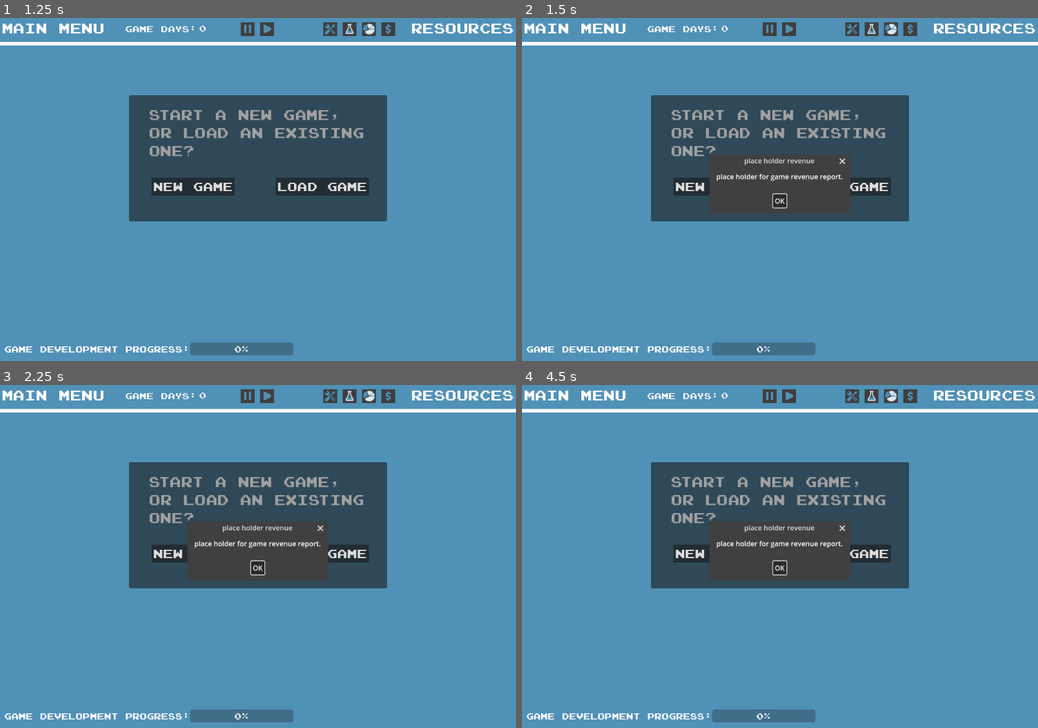
Above: before the commit, frames 1-4 (two rows, left to right).
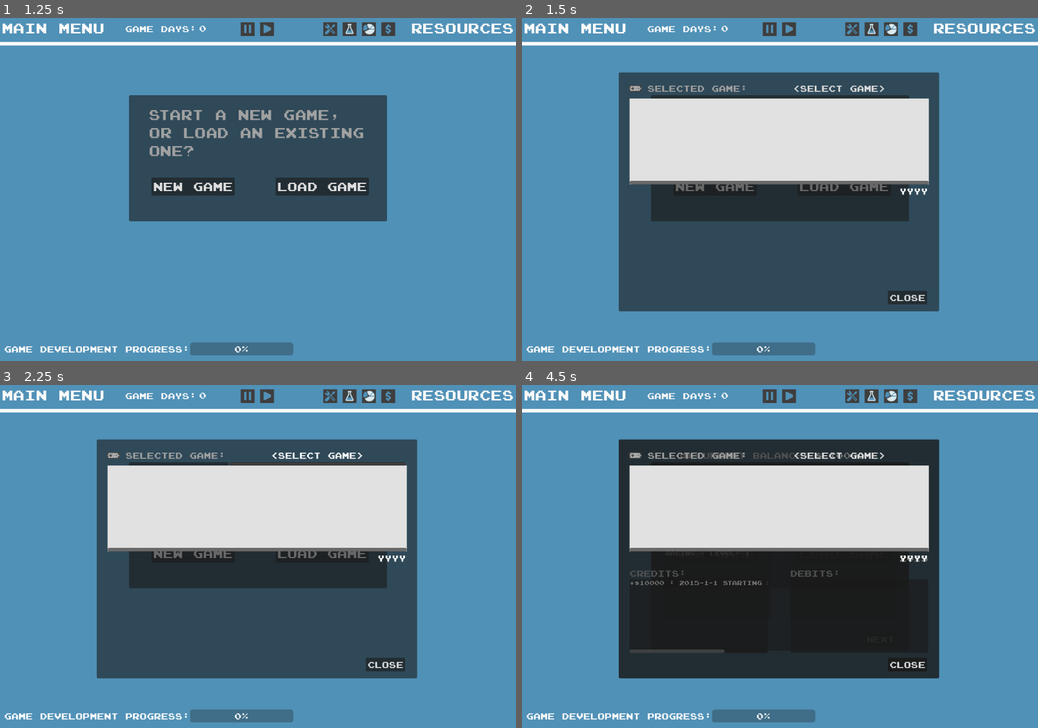
Above: after the commit, the same moments.

Repository: DarthData410/Indie
Game: Godot game, scene res://scenes/main_menu_control.tscn
Same seed, same stepped clock (60 frames per second), same inputs: the game is played once before the commit and once after it.
Inputs (mouse positions are in pixels of both pictures, inside the frame that each line leads up to):
- Up to frame 1 (1.25 s): click "Play" at 0.5 s
- Up to frame 2 (1.5 s): click (893, 28) at 1.25 s
- Up to frame 3 (2.25 s): click (319, 453) at 2 s, where only the run after the commit has a clickable "<Select Game>"
- Up to frame 4 (4.5 s): click (635, 457) at 2.77 s; click (909, 395) at 3.5 s; click (852, 395) at 4.25 s

Frame 1 is identical in both runs. In frame 2, 43% of the frame differs, in the area x 18-81%, y 15-86%; in frame 3, 43%; in frame 4, 43%.

Commit message:
05.22.23_0001 - updates

Diff:
--- a/scenes/maingame.tscn
+++ b/scenes/maingame.tscn
@@ -18,6 +18,7 @@
 [ext_resource type="Texture2D" uid="uid://bru5fo6tvyng5" path="res://assets/images/Play_Arrow.png" id="12_u4com"]
 [ext_resource type="Texture2D" uid="uid://cvqn3itw8rtah" path="res://assets/images/Revenue_Report_Button.png" id="13_7y6m6"]
 [ext_resource type="Texture2D" uid="uid://btsk7drpbt3gj" path="res://assets/images/Bank_Button.png" id="14_83nss"]
+[ext_resource type="Texture2D" uid="uid://dmvs8qdldkn2y" path="res://assets/images/graphPoint.png" id="14_cht7f"]
 [ext_resource type="Texture2D" uid="uid://qiwvgk210mk4" path="res://assets/images/Create_Game_Button.png" id="15_o28ue"]
 [ext_resource type="Texture2D" uid="uid://0bhf4ojj43w0" path="res://assets/images/Research_Button.png" id="16_oksy7"]
 
@@ -50,6 +51,13 @@
 
 [sub_resource type="StyleBoxFlat" id="StyleBoxFlat_fgqp4"]
 bg_color = Color(0.882353, 0.882353, 0.882353, 1)
+
+[sub_resource type="StyleBoxFlat" id="StyleBoxFlat_i1wys"]
+bg_color = Color(0.184314, 0.286275, 0.345098, 1)
+border_width_left = 2
+border_width_top = 2
+border_width_right = 2
+border_width_bottom = 2
 
 [node name="MainGame" type="Node2D"]
 script = ExtResource("1_uv0v1")
@@ -1691,6 +1699,7 @@
 anchors_preset = 15
 anchor_right = 1.0
 anchor_bottom = 1.0
+offset_bottom = 29.0
 grow_horizontal = 2
 grow_vertical = 2
 
@@ -1724,10 +1733,11 @@
 stretch_mode = 0
 
 [node name="CurrYear" type="Label" parent="GameLayer/Bank/BankInfo"]
+layout_mode = 0
 offset_left = 615.0
-offset_top = 32.0
+offset_top = 265.0
 offset_right = 720.0
-offset_bottom = 59.0
+offset_bottom = 292.0
 theme = ExtResource("6_osqr8")
 text = "YYYY"
 horizontal_alignment = 2
@@ -1741,12 +1751,184 @@
 theme = ExtResource("7_ud0au")
 theme_override_styles/panel = SubResource("StyleBoxFlat_fgqp4")
 
+[node name="graphPointBtn" type="TextureButton" parent="GameLayer/Bank/BankInfo/BalGraph"]
+visible = false
+layout_mode = 0
+offset_left = 674.0
+offset_top = 178.0
+offset_right = 684.0
+offset_bottom = 188.0
+texture_normal = ExtResource("14_cht7f")
+ignore_texture_size = true
+stretch_mode = 0
+
+[node name="Creditslbl" type="Label" parent="GameLayer/Bank/BankInfo"]
+layout_mode = 0
+offset_left = 25.0
+offset_top = 300.0
+offset_right = 290.0
+offset_bottom = 327.0
+theme = ExtResource("6_osqr8")
+theme_override_colors/font_color = Color(0.631373, 0.631373, 0.631373, 1)
+text = "Credits:"
+
+[node name="Credits" type="Panel" parent="GameLayer/Bank/BankInfo"]
+layout_mode = 0
+offset_left = 25.0
+offset_top = 326.0
+offset_right = 346.0
+offset_bottom = 498.0
+
+[node name="CreditsScroll" type="ScrollContainer" parent="GameLayer/Bank/BankInfo/Credits"]
+layout_mode = 1
+anchors_preset = 15
+anchor_right = 1.0
+anchor_bottom = 1.0
+grow_horizontal = 2
+grow_vertical = 2
+
+[node name="VBoxCredits" type="VBoxContainer" parent="GameLayer/Bank/BankInfo/Credits/CreditsScroll"]
+layout_mode = 2
+theme = ExtResource("7_ud0au")
+
+[node name="Debitslbl" type="Label" parent="GameLayer/Bank/BankInfo"]
+layout_mode = 0
+offset_left = 399.0
+offset_top = 300.0
+offset_right = 664.0
+offset_bottom = 327.0
+theme = ExtResource("6_osqr8")
+theme_override_colors/font_color = Color(0.631373, 0.631373, 0.631373, 1)
+text = "Debits:"
+
+[node name="Debits" type="Panel" parent="GameLayer/Bank/BankInfo"]
+layout_mode = 0
+offset_left = 399.0
+offset_top = 326.0
+offset_right = 720.0
+offset_bottom = 498.0
+
+[node name="DebitsScroll" type="ScrollContainer" parent="GameLayer/Bank/BankInfo/Debits"]
+layout_mode = 1
+anchors_preset = 15
+anchor_right = 1.0
+anchor_bottom = 1.0
+grow_horizontal = 2
+grow_vertical = 2
+
+[node name="VBoxDebits" type="VBoxContainer" parent="GameLayer/Bank/BankInfo/Debits/DebitsScroll"]
+layout_mode = 2
+theme = ExtResource("7_ud0au")
+
 [node name="BankCloseBtn" type="Button" parent="GameLayer/Bank"]
 layout_mode = 0
-offset_left = 625.0
-offset_top = 480.0
-offset_right = 716.0
-offset_bottom = 512.0
+offset_left = 626.0
+offset_top = 509.0
+offset_right = 717.0
+offset_bottom = 541.0
+theme = ExtResource("5_a0024")
+theme_override_colors/font_hover_color = Color(0.611765, 0.941176, 0.984314, 1)
+theme_override_colors/font_focus_color = Color(0.611765, 0.941176, 0.984314, 1)
+text = "Close"
+
+[node name="Revenue" type="Control" parent="GameLayer"]
+visible = false
+layout_mode = 3
+anchors_preset = 0
+offset_left = 225.0
+offset_top = 127.0
+offset_right = 970.0
+offset_bottom = 655.0
+
+[node name="RevInfo" type="Panel" parent="GameLayer/Revenue"]
+layout_mode = 1
+anchors_preset = 15
+anchor_right = 1.0
+anchor_bottom = 1.0
+offset_bottom = 29.0
+grow_horizontal = 2
+grow_vertical = 2
+
+[node name="SelectGamelbl" type="Label" parent="GameLayer/Revenue/RevInfo"]
+offset_left = 67.0
+offset_top = 25.0
+offset_right = 332.0
+offset_bottom = 52.0
+theme = ExtResource("6_osqr8")
+theme_override_colors/font_color = Color(0.631373, 0.631373, 0.631373, 1)
+text = "Selected Game:"
+
+[node name="GameSelectMenuBtn" type="MenuButton" parent="GameLayer/Revenue/RevInfo"]
+layout_mode = 0
+offset_left = 306.0
+offset_top = 21.0
+offset_right = 720.0
+offset_bottom = 53.0
+theme = ExtResource("6_osqr8")
+theme_override_styles/normal = SubResource("StyleBoxFlat_i1wys")
+text = "<Select Game>"
+item_count = 1
+popup/item_0/text = "Game one"
+popup/item_0/id = 0
+
+[node name="pointbtn" type="TextureButton" parent="GameLayer/Revenue/RevInfo"]
+layout_mode = 0
+offset_left = 24.0
+offset_top = 24.0
+offset_right = 53.0
+offset_bottom = 52.0
+texture_normal = ExtResource("12_sknx7")
+ignore_texture_size = true
+stretch_mode = 0
+
+[node name="CurrYear" type="Label" parent="GameLayer/Revenue/RevInfo"]
+layout_mode = 0
+offset_left = 615.0
+offset_top = 265.0
+offset_right = 720.0
+offset_bottom = 292.0
+theme = ExtResource("6_osqr8")
+text = "YYYY"
+horizontal_alignment = 2
+
+[node name="RevGraph" type="Panel" parent="GameLayer/Revenue/RevInfo"]
+layout_mode = 0
+offset_left = 25.0
+offset_top = 61.0
+offset_right = 721.0
+offset_bottom = 261.0
+theme = ExtResource("7_ud0au")
+theme_override_styles/panel = SubResource("StyleBoxFlat_fgqp4")
+
+[node name="graphPointBtn" type="TextureButton" parent="GameLayer/Revenue/RevInfo/RevGraph"]
+visible = false
+layout_mode = 0
+offset_left = 674.0
+offset_top = 178.0
+offset_right = 684.0
+offset_bottom = 188.0
+texture_normal = ExtResource("14_cht7f")
+ignore_texture_size = true
+stretch_mode = 0
+
+[node name="RevScroll" type="ScrollContainer" parent="GameLayer/Revenue/RevInfo/RevGraph"]
+layout_mode = 1
+anchors_preset = 15
+anchor_right = 1.0
+anchor_bottom = 1.0
+grow_horizontal = 2
+grow_vertical = 2
+horizontal_scroll_mode = 2
+
+[node name="HBoxRev" type="HBoxContainer" parent="GameLayer/Revenue/RevInfo/RevGraph/RevScroll"]
+layout_mode = 2
+
+[node name="RevCloseBtn" type="Button" parent="GameLayer/Revenue"]
+layout_mode = 0
+offset_left = 626.0
+offset_top = 509.0
+offset_right = 717.0
+offset_bottom = 541.0
 theme = ExtResource("5_a0024")
 theme_override_colors/font_hover_color = Color(0.611765, 0.941176, 0.984314, 1)
 theme_override_colors/font_focus_color = Color(0.611765, 0.941176, 0.984314, 1)
@@ -1822,25 +2004,14 @@
 ignore_texture_size = true
 stretch_mode = 0
 
-[node name="RevenueRptBtn" type="TextureButton" parent="GameLayer"]
-offset_left = 842.0
+[node name="CreateGameBtn" type="TextureButton" parent="GameLayer"]
+offset_left = 752.0
 offset_top = 10.0
-offset_right = 874.0
+offset_right = 784.0
 offset_bottom = 42.0
-tooltip_text = "Revenue Report"
+tooltip_text = "Create New Game"
 theme = ExtResource("11_xt8ss")
-texture_normal = ExtResource("13_7y6m6")
-ignore_texture_size = true
-stretch_mode = 0
-
-[node name="BankRptBtn" type="TextureButton" parent="GameLayer"]
-offset_left = 887.0
-offset_top = 10.0
-offset_right = 919.0
-offset_bottom = 42.0
-tooltip_text = "Bank Report"
-theme = ExtResource("11_xt8ss")
-texture_normal = ExtResource("14_83nss")
+texture_normal = ExtResource("15_o28ue")
 ignore_texture_size = true
 stretch_mode = 0
 
@@ -1855,14 +2026,25 @@
 ignore_texture_size = true
 stretch_mode = 0
 
-[node name="CreateGameBtn" type="TextureButton" parent="GameLayer"]
-offset_left = 752.0
+[node name="RevenueRptBtn" type="TextureButton" parent="GameLayer"]
+offset_left = 842.0
 offset_top = 10.0
-offset_right = 784.0
+offset_right = 874.0
 offset_bottom = 42.0
-tooltip_text = "Create New Game"
+tooltip_text = "Revenue"
 theme = ExtResource("11_xt8ss")
-texture_normal = ExtResource("15_o28ue")
+texture_normal = ExtResource("13_7y6m6")
+ignore_texture_size = true
+stretch_mode = 0
+
+[node name="BankRptBtn" type="TextureButton" parent="GameLayer"]
+offset_left = 887.0
+offset_top = 10.0
+offset_right = 919.0
+offset_bottom = 42.0
+tooltip_text = "Bank"
+theme = ExtResource("11_xt8ss")
+texture_normal = ExtResource("14_83nss")
 ignore_texture_size = true
 stretch_mode = 0
 
@@ -1913,10 +2095,12 @@
 [connection signal="visibility_changed" from="GameLayer/Bank" to="." method="_on_bank_visibility_changed"]
 [connection signal="gui_input" from="GameLayer/Bank/BankInfo/BalGraph" to="." method="_on_bal_graph_gui_input"]
 [connection signal="pressed" from="GameLayer/Bank/BankCloseBtn" to="." method="_on_bank_close_btn_pressed"]
+[connection signal="visibility_changed" from="GameLayer/Revenue" to="." method="_on_revenue_visibility_changed"]
+[connection signal="pressed" from="GameLayer/Revenue/RevCloseBtn" to="." method="_on_rev_close_btn_pressed"]
 [connection signal="value_changed" from="GameLayer/GCITimeMultiplyhs" to="." method="_on_gci_time_multiplyhs_value_changed"]
 [connection signal="pressed" from="GameLayer/PauseBtn" to="." method="_on_gc_pausebtn_pressed"]
 [connection signal="pressed" from="GameLayer/StartBtn" to="." method="_on_gc_startbtn_pressed"]
+[connection signal="pressed" from="GameLayer/CreateGameBtn" to="." method="_on_create_game_btn_pressed"]
+[connection signal="pressed" from="GameLayer/ResearchBtn" to="." method="_on_research_btn_pressed"]
 [connection signal="pressed" from="GameLayer/RevenueRptBtn" to="." method="_on_revenue_pressed"]
 [connection signal="pressed" from="GameLayer/BankRptBtn" to="." method="_on_bank_pressed"]
-[connection signal="pressed" from="GameLayer/ResearchBtn" to="." method="_on_research_btn_pressed"]
-[connection signal="pressed" from="GameLayer/CreateGameBtn" to="." method="_on_create_game_btn_pressed"]
--- a/scripts/data/BankGraph.gd
+++ b/scripts/data/BankGraph.gd
@@ -7,6 +7,7 @@
 var min_value:float = 0
 var max_value:float = 0
 var parent_position:Vector2 = Vector2(0,0)
+var GraphPointBtns:Array = []
 
 # possible derived, hard-coded for now:
 var _v_min_x:int = 5
@@ -24,7 +25,7 @@
 	var _vx:Array = []
 	var i:int =  0
 	while i < self.Values.size():
-		_vx.append(self._v_min_x+(step*(i)))
+		_vx.append(self._v_min_x+(step*i))
 		i += 1
 	return _vx
 
@@ -39,7 +40,7 @@
 	var _vy:Array = []
 	var c:int = 0
 	while c < self.Values.size():
-		_vy.append(self._v_min_y-roundf(self.Values[c].value*pnt))
+		_vy.append(self._v_min_y-snappedf((self.Values[c].value*pnt),0.01))
 		c += 1
 	return _vy
 
@@ -66,21 +67,3 @@
 		self.max_value = v
 	if self.min_value > v:
 		self.min_value = v
-
-
-# ***********************************************************
-# Below here sample code needed for Line2D Graph work:
-	'
-	var p1btn = $GameLayer/Bank/BankInfo/pointbtn.duplicate()
-	var p1btnv:Vector2 = lg2d.points[0]
-	p1btnv.x += lg2d.position.x - (p1btn.size.x/2)
-	p1btnv.y += lg2d.position.y - (p1btn.size.y/2)
-	p1btn.position = p1btnv
-	p1btn.visible = true
-	p1btn.connect("pressed",_line_graph_node_btn_pressed)
-
-	$GameLayer/Bank/BankInfo.add_child(p1btn)
-	#var l2d:Line2D = Line2D.new()
-	#l2d.draw_dashed_line(Vector2())
-	#lg2d.draw_line(lgsv,lgev,clr)
-	'
--- /dev/null
+++ b/scripts/data/RevenueGraph.gd
@@ -0,0 +1,24 @@
+
+class graphBar:
+	var start:Vector2 = Vector2(0,0)
+	var end:Vector2 = Vector2(0,0)
+	var value:float = 0.0
+	var game_object:Line2D # Line2D object created, and referenced in game
+	var text:String = ""
+
+class RevenueGraph:
+	var bars:Array = [] # Array of graphBar objects
+	var min_value:float = 0.0
+	var max_value:float = 0.0
+	var width:int = 20 # in px
+	var color:Color = Color.CORNFLOWER_BLUE # Fight Club reference, has to be the default! ;-]*
+	var step:int = 25 # px for x factor step in generating graph bars
+	var buffer:int = 5 # px for buffer
+	var position:Vector2 = Vector2(0,0) # position vector for graphBar's
+	func _init():
+		pass
+	func add_bar(v:graphBar):
+		assert(typeof(v)==typeof(graphBar))
+		self.bars.append(v)
+		if v.value > self.max_value:
+			self.max_value = v.value
--- a/scripts/data/gamedata.gd
+++ b/scripts/data/gamedata.gd
@@ -176,9 +176,8 @@
 		Minor = 1,
 		Build = 1
 	},
-	Saved = {
-		Date = Time.get_date_string_from_system()
-	}
+	Saved = Time.get_datetime_string_from_system(),
+	SavedUTC = Time.get_datetime_string_from_system(true)
 }
 
 var MiscWrapper:Dictionary = {
--- a/scripts/data/graphvalues.gd
+++ b/scripts/data/graphvalues.gd
@@ -7,7 +7,7 @@
 	var mouse_vector:Vector2
 	var mouse_radius:int=3 # default px value
 	func _init(v:float,x:int,y:int):
-		self.value = v
+		self.value = snappedf(v,0.01)
 		self.position = Vector2(x,y)
 	func collide(pos:Vector2) -> bool:
 		var ret:bool = false
--- a/scripts/maingame.gd
+++ b/scripts/maingame.gd
@@ -23,6 +23,7 @@
 @onready var lastCreatedGame
 @onready var mmenu_popup = $GameLayer/MainMenuBar/MainMenu.get_popup()
 @onready var resmenu_popup = $GameLayer/MainMenuBar/Resources.get_popup()
+@onready var gsm_popup:PopupMenu = $GameLayer/Revenue/RevInfo/GameSelectMenuBtn.get_popup()
 
 # Phase Data Variables:
 # NOTE: These are not persisted as save game data, but rather new
@@ -34,7 +35,7 @@
 
 # Sales Objects:
 @onready var GameSalesEvt
-@onready var gameSalesMax:int = 30 #TODO Add logic for different publishing options | DEBUG @ 30
+@onready var gameSalesMax:int = 45 #TODO Add logic for different publishing options | DEBUG @ 30
 
 # Ratings Objects:
 @onready var GameRatings:Dictionary = pC.playerGameRatings
@@ -45,6 +46,11 @@
 # Bank Objects:
 @onready var BankGraph:Line2D = load("res://scripts/data/BankGraph.gd").new()
 @onready var BankGraphLoaded = false
+
+# Revenue Objects:
+@onready var rg = load("res://scripts/data/RevenueGraph.gd").new()
+@onready var RevGraph = rg.RevenueGraph.new()
+@onready var RevGraphLoaded = false
 
 # Time Objects:
 @onready var game_clock = gc.GameClock.new()
@@ -65,7 +71,8 @@
 	_init_timers()
 	_research_create_all()
 	# bank section:
-
+	# revenue section:
+	gsm_popup.connect("index_pressed",self._on_game_select_index_pressed)
 
 # Called every frame. 'delta' is the elapsed time since the previous frame.
 func _process(delta):
@@ -138,7 +145,7 @@
 	playerData.first_name = $GameLayer/NewGameCollectInfo/NewGameInfo/NGUserFirstNameStr.text
 	playerData.last_name = $GameLayer/NewGameCollectInfo/NewGameInfo/NGUserLastNameStr.text
 	$GameLayer/NewGameCollectInfo.visible = false
-
+	_create_new_game()
 
 func _create_new_game():
 	if !game_dev_inprogress:
@@ -176,19 +183,17 @@
 
 
 func _save_player_data():
-	MetaWrapper.Saved = Time.get_date_string_from_system()
-	#gs.Meta(game_clock.to_dict()) # using meta section to save game clock state
+	MetaWrapper.Saved = Time.get_datetime_string_from_system()
+	MetaWrapper.SavedUTC = Time.get_datetime_string_from_system(true)
 	gs.Meta(MetaWrapper)
 	gs.PlayerData(playerData)
 	# Convert array of player game classes to dict of dicts:
 	gs.GameData(pC.playerGameClass.get_playerGamesDict(playerGames))
-	MiscWrapper.Objects.clear()
+	MiscWrapper.Objects.clear() # Clear previously loaded Misc Objects
 	MiscWrapper.Objects.append(game_clock.to_dict())
 	MiscWrapper.Objects.append(GameRatings)
 	gs.Misc(MiscWrapper)
-	#gs.Misc(GameRatings)
 	gs.WriteSaveGame()
-
 
 
 func _load_player_data():
@@ -829,7 +834,7 @@
 
 
 func _on_revenue_pressed():
-	gsys.msgdialog("place holder for game revenue report.","place holder revenue")
+	$GameLayer/Revenue.visible = true
 
 func _on_bank_pressed():
 	$GameLayer/Bank.visible = true
@@ -988,6 +993,8 @@
 func _update_bank_details():
 	$GameLayer/Bank/BankInfo/CurrBalanceValuelbl.text = "$ " + str(playerData.Bank.Balance)
 	_update_bank_base_linegraph()
+	_update_bank_credits_info_panel()
+	_update_bank_debits_info_panel()
 
 func _on_bank_visibility_changed():
 	if $GameLayer/Bank.visible == true:
@@ -1007,7 +1014,7 @@
 	else:
 		BankGraphLoaded = true
 	BankGraph.add_value(0)
-	var clr:Color = Color.DARK_GREEN
+	var clr:Color = Color.MEDIUM_SEA_GREEN
 	BankGraph.GraphSize = bgp.size
 	var bgpp = bgp.position
 	var bcp = bc.position
@@ -1025,25 +1032,30 @@
 			rolling += pbv
 			BankGraph.add_value(rolling)
 
-	'
-	for pbk in playerData.Bank.PeriodBalances.Balances.keys():
-		pby = playerData.Bank.PeriodBalances[pbk]
-		for pbyk in pby:
-			pbv = float(pby[pbyk])
-			if pbv != 0:
-				rolling += pbv
-				BankGraph.add_value(rolling)
-	'
-	# Create Credits Graph:
-	#for c in playerData.Bank.Credits:
-	#	rolling += c[3]
-	#	BankGraph.add_value(rolling)
 
 	BankGraph.create_graph()
 	BankGraph.default_color = clr
 	BankGraph.visible = true
-	BankGraph.width = 6
+	BankGraph.width = 4
 	bgp.add_child(BankGraph)
+
+	# Add BankGraph Texture Buttons, for points:
+	# First Clear:
+	for y in BankGraph.GraphPointBtns:
+		$GameLayer/Bank/BankInfo/BalGraph.remove_child(y)
+	BankGraph.GraphPointBtns.clear()
+
+	# Now Add:
+	for x in BankGraph.Values:
+		var pbtn = $GameLayer/Bank/BankInfo/BalGraph/graphPointBtn.duplicate()
+		var pbtnv:Vector2
+		pbtnv.x += x.position.x - (pbtn.size.x/2)
+		pbtnv.y += x.position.y - (pbtn.size.y/2)
+		pbtn.position = pbtnv
+		pbtn.visible = true
+		pbtn.tooltip_text = "$"+x.valueMsg()
+		$GameLayer/Bank/BankInfo/BalGraph.add_child(pbtn)
+		BankGraph.GraphPointBtns.append(pbtn)
 
 
 func _line_graph_node_btn_pressed():
@@ -1053,6 +1065,7 @@
 	$GameLayer/Bank.visible = false
 
 func _on_bal_graph_gui_input(event):
+	# TODO: Possibly Remove - Currently not being used as-of: 05.22.23
 	if event is InputEventMouseMotion:
 		var vp = get_viewport()
 		var mpos = get_viewport().get_mouse_position()
@@ -1061,3 +1074,82 @@
 			if gv.collide(mpos):
 				gsys.msgdialog(gv.valueMsg(),"Graph Point")
 				break
+
+
+func _update_bank_credits_info_panel():
+	var vbc = $GameLayer/Bank/BankInfo/Credits/CreditsScroll/VBoxCredits
+	for vbcx in vbc.get_children():
+		vbc.remove_child(vbcx)
+	var bank = pC.playerBank.new(playerData)
+	var csa = bank.getCreditValuesByYr(game_clock.GameYear())
+	for c in csa:
+		var lbl = Label.new()
+		lbl.text = c
+		vbc.add_child(lbl)
+
+func _update_bank_debits_info_panel():
+	var vbd = $GameLayer/Bank/BankInfo/Debits/DebitsScroll/VBoxDebits
+	for vbdx in vbd.get_children():
+		vbd.remove_child(vbdx)
+	var bank = pC.playerBank.new(playerData)
+	var dsa = bank.getDebitValuesByYr(game_clock.GameYear())
+	for d in dsa:
+		var lbl = Label.new()
+		lbl.text = d
+		vbd.add_child(lbl)
+
+
+func _on_revenue_visibility_changed():
+	if $GameLayer/Revenue.visible == true:
+		$GameLayer/BackgroundTxtBtn.visible = false
+		_update_revenue_details()
+	else:
+		if $GameLayer/BackgroundTxtBtn.visible == false:
+			$GameLayer/BackgroundTxtBtn.visible = true
+
+func _update_revenue_details():
+	var gsm:MenuButton = $GameLayer/Revenue/RevInfo/GameSelectMenuBtn
+	gsm_popup.clear()
+	var i:int = 0
+	for g in playerGames:
+		gsm_popup.add_item(g.title,i)
+		i += 1
+
+func _on_game_select_index_pressed(idx):
+	var gsm:MenuButton = $GameLayer/Revenue/RevInfo/GameSelectMenuBtn
+	gsm.text = gsm_popup.get_item_text(idx)
+	var hbr:HBoxContainer = $GameLayer/Revenue/RevInfo/RevGraph/RevScroll/HBoxRev
+	RevGraph.position = Vector2(5,100)
+	for b in RevGraph.bars:
+		hbr.remove_child(b.game_object)
+	var i:int = 0
+	var x:int
+	var y:int
+	for g in playerGames:
+		if g.title == gsm.text:
+			for gs in g.gameSales:
+				var bg = rg.graphBar.new()
+				if i == 0:
+					# first bar
+					x = RevGraph.width / 2
+				else:
+					x = (RevGraph.step*i)
+				y = randi_range(190,5) # testing for now
+				bg.start = Vector2(x,200) # hard coded, start y
+				bg.end = Vector2(x,y)
+				bg.value = snappedf(gs[2],0.01)
+				bg.text = "place holder"
+				RevGraph.add_bar(bg)
+				i += 1
+
+	for b in RevGraph.bars:
+		var bl:Line2D = Line2D.new()
+		bl.add_point(b.start)
+		bl.add_point(b.end)
+		bl.default_color = RevGraph.color
+		bl.width = RevGraph.width
+		$GameLayer/Revenue/RevInfo/RevGraph/RevScroll/HBoxRev.add_child(bl)
+		#$GameLayer/Revenue/RevInfo/RevGraph/RevScroll/HBoxRev
+
+func _on_rev_close_btn_pressed():
+	$GameLayer/Revenue.visible = false
--- a/scripts/playerClasses.gd
+++ b/scripts/playerClasses.gd
@@ -392,7 +392,8 @@
 		var dkey = OS.get_unique_id()
 		self._calcPeriodYr(gy)
 		var period = gym
-		var new_entry:Array = [[dkey,name,day,period,gymd,gym,gy,value]]
+		var snvalue:float = snappedf(value,0.01)
+		var new_entry:Array = [[dkey,name,day,period,gymd,gym,gy,snvalue]]
 		entrya.append_array(new_entry)
 		self.playerData.Bank[type] = entrya
 		self._calcBalance()
@@ -403,6 +404,18 @@
 			if pbya[0] == y:
 				ret = pbya[1]
 				break
+		return ret
+	func getCreditValuesByYr(y:int) -> Array:
+		var ret:Array = []
+		var pbc:Array = self.playerData.Bank.Credits
+		for c in pbc:
+			ret.append("+$"+str(c[7])+" : "+str(c[6])+"-"+str(c[5])+"-"+str(c[4])+" "+str(c[1]))
+		return ret
+	func getDebitValuesByYr(y:int) -> Array:
+		var ret:Array = []
+		var pbd:Array = self.playerData.Bank.Debits
+		for d in pbd:
+			ret.append("-$"+str(d[7])+" : "+str(d[6])+"-"+str(d[5])+"-"+str(d[4])+" "+str(d[1]))
 		return ret
 
 class playerResearch:
@@ -604,7 +617,7 @@
 	func calcValue(x:float,y:float) -> float:
 		var ret:float = super.calcValue(x,y) # x,y can influence the scoring
 		ret = ((self._calcRate(self._calcPhases(),self._calcRD())) * ret) * 10 # 1-10 scoring
-		ret = snappedf(ret,0.01)
+		ret = snappedf(ret,0.5)
 		var ra:Array
 		ra = [[self.GameKey,self.GameDay,ret,self.Agent]]
 		self.EventArray.append_array(ra)
Binary file added: assets/images/graphPoint.png
Not shown, added: assets/images/graphPoint.png.import
Not shown: 1 places in scenes/maingame.tscn that only renumber resources
